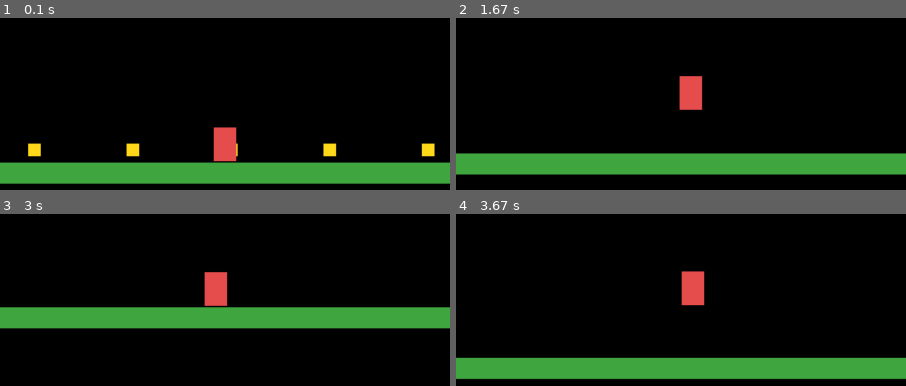
Above: before the commit, frames 1-4 (two rows, left to right).
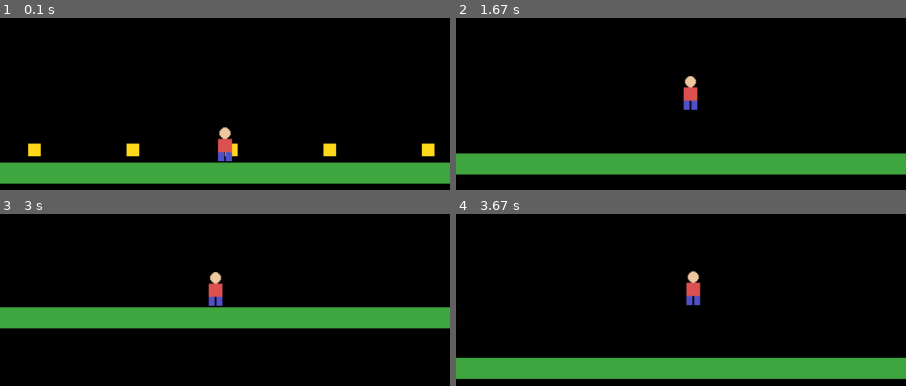
Above: after the commit, the same moments.

Repository: iYung/love-exemplar
Game: LÖVE game, started from main.lua
Same seed, same stepped clock (60 frames per second), same inputs: the game is played once before the commit and once after it.
Inputs:
- Up to frame 1 (0.1 s): no input
- Up to frame 2 (1.67 s): hold Right 0.33-0.8 s; hold Up 0.83-1.13 s; hold Right 1.17-1.63 s
- Up to frame 3 (3 s): hold Left 1.67-2.2 s; hold Down 2.23-2.53 s; hold Left 2.57-2.97 s
- Up to frame 4 (3.67 s): hold Up 3-3.37 s; hold Right from 3.4 s (still down)
The pictures show only the part of the screen within x 25-75%, y 50-100%; the shares and areas given below are measured in that part.

The runs differ from the first frame. In frame 1, 0.9% of the frame differs, in the area x 47-53%, y 63-84%; in frame 2, 0.9%; in frame 3, 0.9%; in frame 4, 0.9%, in the area x 50-56%, y 33-54%.

Commit message:
png

Diff:
--- a/game/player.lua
+++ b/game/player.lua
@@ -7,10 +7,10 @@
 Player.__index = Player
 
 function Player.new(x, y)
-    local self       = setmetatable({}, Player)
-    self.sprite      = Sprite.new(x, y, 32, 48)
-    self.sprite.color = { 0.9, 0.3, 0.3, 1 }
-    self.input       = Input.new({
+    local self        = setmetatable({}, Player)
+    self.sprite       = Sprite.new(x, y, 32, 48)
+    self.sprite.image = love.graphics.newImage("assets/player.png")
+    self.input        = Input.new({
         up    = { "w", "up" },
         down  = { "s", "down" },
         left  = { "a", "left" },
Binary file added: assets/player.png
